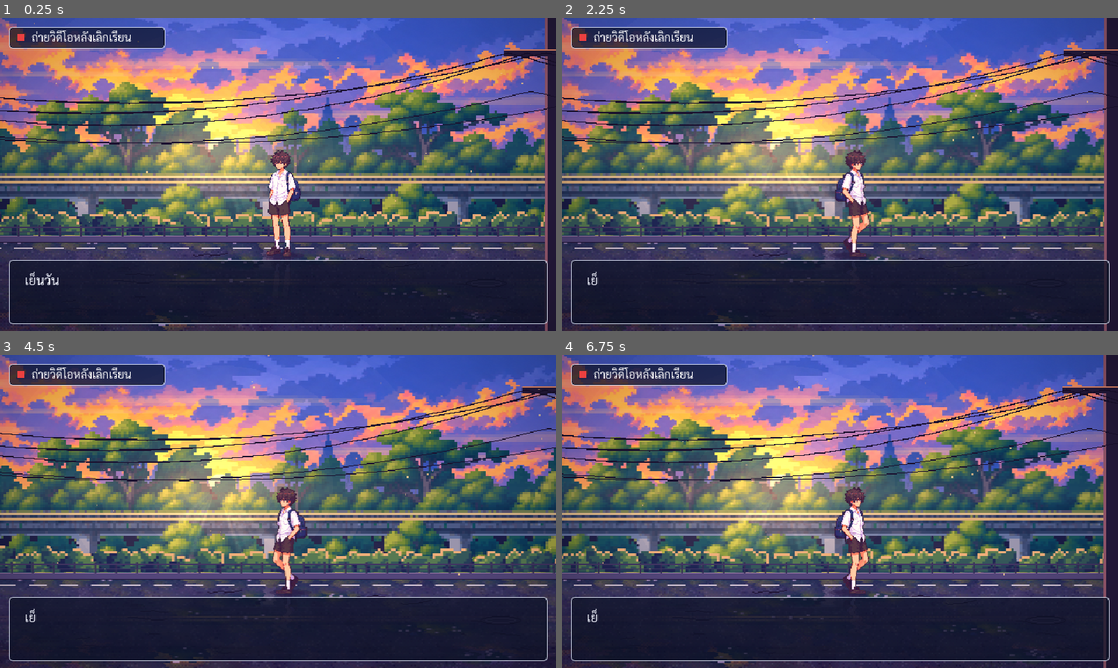
Above: before the commit, frames 1-4 (two rows, left to right).
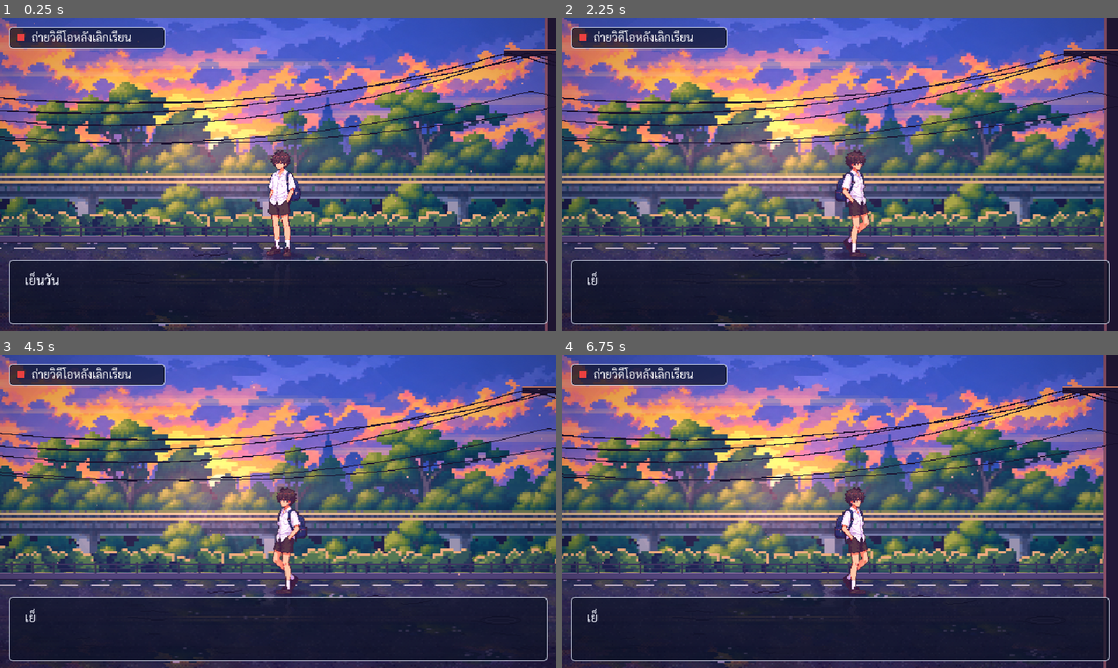
Above: after the commit, the same moments.

Repository: nerfmez/Story-game
Game: Godot game, scene res://scenes/main.tscn
Same seed, same stepped clock (60 frames per second), same inputs: the game is played once before the commit and once after it.
Inputs (mouse positions are in pixels of both pictures, inside the frame that each line leads up to):
- Up to frame 1 (0.25 s): no input
- Up to frame 2 (2.25 s): tap Enter (ui_accept) at 0.5, 0.77, 1.52 s; move the mouse to (962, 158) at 0.52 s; hold Right (ui_right) 0.53-1.28 s; tap Tab at 0.6, 1.35, 2.1 s; click (962, 158) at 0.67 s; move the mouse to (728, 190) at 1.27 s; hold Left (ui_left) 1.28-2.03 s; move the mouse to (895, 105) at 2.02 s; hold Right (ui_right) from 2.03 s (still down)
- Up to frame 3 (4.5 s): move the mouse to (250, 574) at 2.77 s; tap Tab at 2.85, 3.6, 4.35 s; click (250, 574) at 2.92 s; tap Enter (ui_accept) at 3.02, 3.77 s; move the mouse to (444, 558) at 3.52 s; release Right (ui_right) at 3.53 s; hold Left (ui_left) from 3.53 s (still down); move the mouse to (111, 464) at 4.27 s
- Up to frame 4 (6.75 s): tap Enter (ui_accept) at 4.52, 6.02 s; move the mouse to (867, 511) at 5.02 s; tap Tab at 5.1, 5.85, 6.6 s; click (867, 511) at 5.17 s; move the mouse to (756, 433) at 5.77 s; release Left (ui_left) at 5.78 s; hold Right (ui_right) from 5.78 s (still down); move the mouse to (962, 495) at 6.52 s

The runs differ from the first frame. In frame 1, 3.4% of the frame differs, in the area x 16-95%, y 15-66%; in frame 2, 3.5%; in frame 3, 3.6%, in the area x 8-100%, y 7-71%; in frame 4, 3.5%.

Commit message:
Rose-orange sunset light instead of yellow
Sun bloom, light shafts and warm haze shift from yellow-orange to a
rosier orange and are a bit fainter; the grade's highlight tint and the
dust motes follow.

Co-Authored-By: Claude Opus 5.5 <noreply@anthropic.com>
Claude-Session: https://claude.ai/code/session_011NAKRUA9btL4iodwTEM3Dh

Diff:
--- a/scenes/main.tscn
+++ b/scenes/main.tscn
@@ -62,7 +62,7 @@
 
 [sub_resource type="Gradient" id="Gradient_dust"]
 offsets = PackedFloat32Array(0, 0.2, 0.7, 1)
-colors = PackedColorArray(1, 0.85, 0.6, 0, 1, 0.85, 0.6, 0.9, 1, 0.75, 0.55, 0.6, 1, 0.7, 0.5, 0)
+colors = PackedColorArray(1, 0.72, 0.68, 0, 1, 0.72, 0.68, 0.85, 1, 0.66, 0.66, 0.55, 1, 0.62, 0.66, 0)
 
 [sub_resource type="ShaderMaterial" id="ShaderMaterial_reflection"]
 shader = ExtResource("15_water")
--- a/shaders/grade.gdshader
+++ b/shaders/grade.gdshader
@@ -4,7 +4,7 @@
 
 uniform sampler2D screen : hint_screen_texture, filter_nearest;
 uniform vec3 shadow_tint = vec3(0.09, 0.03, 0.15);
-uniform vec3 highlight_tint = vec3(0.08, 0.04, -0.04);
+uniform vec3 highlight_tint = vec3(0.06, 0.0, 0.02);
 uniform float tint_amount = 0.4;
 uniform float vignette = 0.3;
 
Binary file changed: assets/bg/sunset/haze_far.png
Binary file changed: assets/bg/sunset/haze_near.png
Binary file changed: assets/bg/sunset/sun_glow.png
Binary file changed: assets/bg/sunset/sun_rays.png
Binary file changed: docs/walk.gif
Not shown, changed: README.md
Not shown, changed: tools/compose_sunset_scene.py
